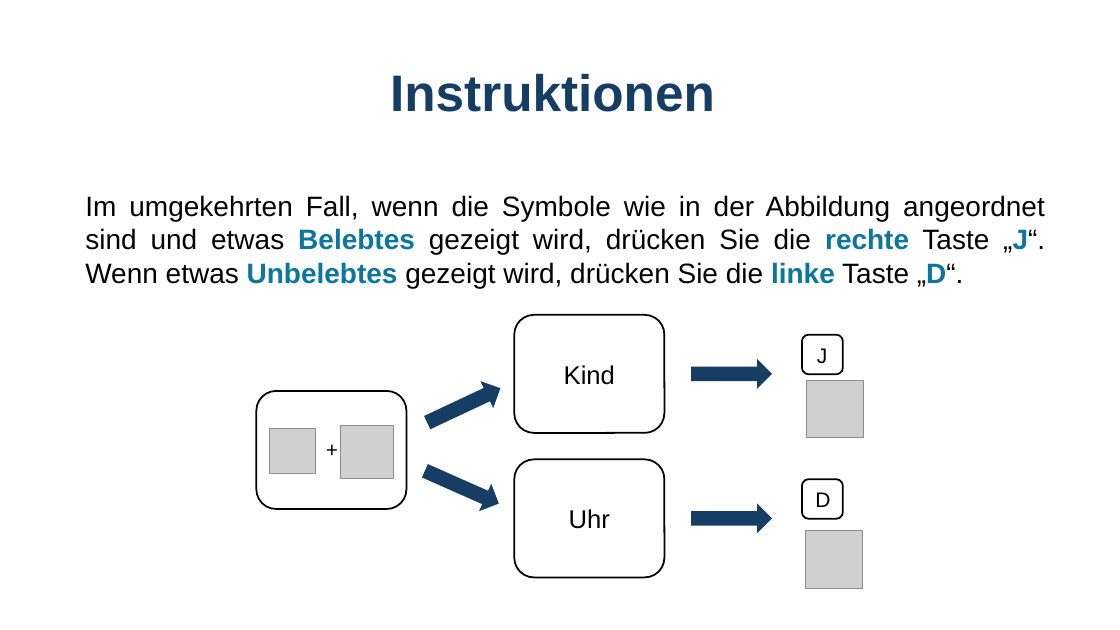
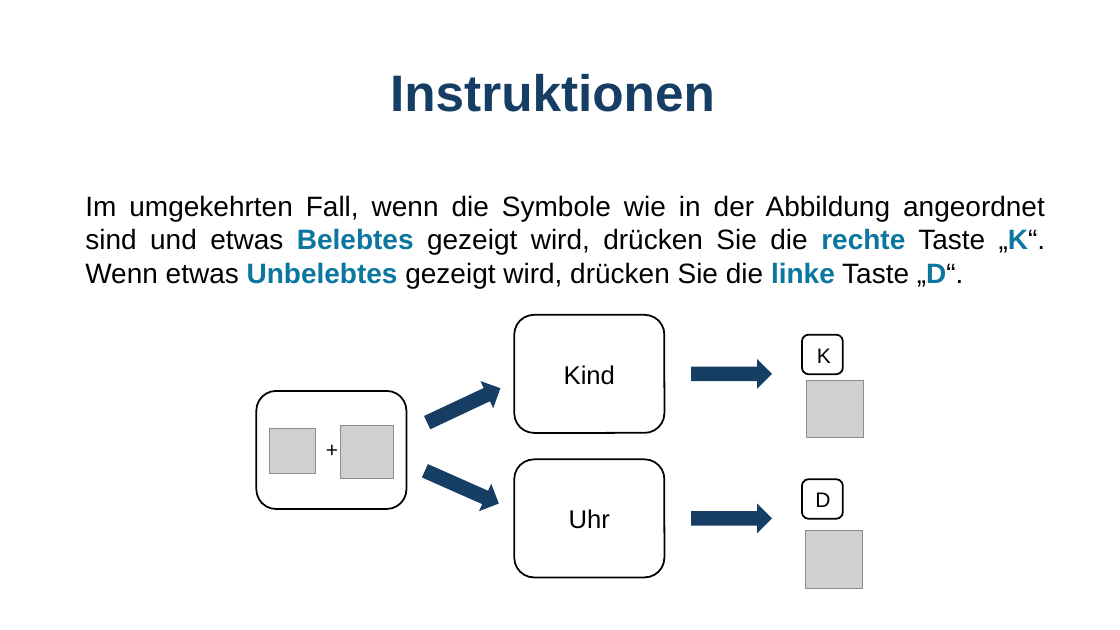
Before and after one commit to GidonFrischkorn/Ambizione-IndividualDifferencesStudy, a slide deck: slide 5 of tasks/word-judgement-changingSR/assets/Instructions_wordschangeSR.pptx. Drawn at 1120x630 pixels with LibreOffice and Linux fonts; fonts in the diff are those of the drawing; grey boxes stand for pictures. Boxes give left, top, right and bottom in pixels: in the first picture for what was removed or moved away, otherwise in the second. Text is boxed around its words. In the diff, an @@ line names an element or a change of style, - is before the commit and + after.

```diff
--- a/tasks/word-judgement-changingSR/assets/Instructions_wordschangeSR.pptx
+++ b/tasks/word-judgement-changingSR/assets/Instructions_wordschangeSR.pptx
@@ text at box(85, 195, 1046, 288): text changed @@
-Im umgekehrten Fall, wenn die Symbole wie in der Abbildung angeordnet sind und etwas Belebtes gezeigt wird, drücken Sie die rechte Taste „J“. Wenn etwas Unbelebtes gezeigt wird, drücken Sie die linke Taste „D“.
+Im umgekehrten Fall, wenn die Symbole wie in der Abbildung angeordnet sind und etwas Belebtes gezeigt wird, drücken Sie die rechte Taste „K“. Wenn etwas Unbelebtes gezeigt wird, drücken Sie die linke Taste „D“.
@@ text at box(817, 348, 831, 363): text changed @@
-J
+K
```
Also in this commit, not shown: 2 other slides changed, 5 other files.
